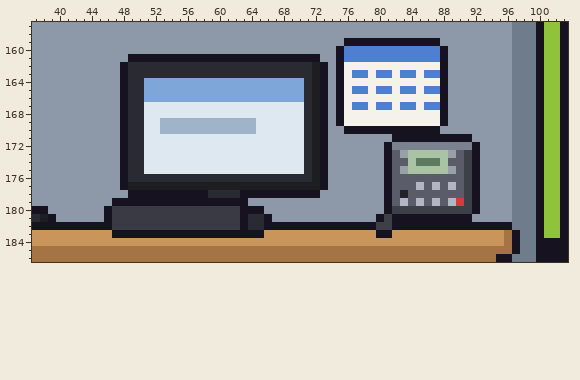
Two states of a pixel-art file, office/cubicle_area.aseprite. Above: the version before the commit.
320x320 pixels, 1 frame. Colours within 5 levels of each other are drawn and written as one. Shown: x 37..103, y 157..186. The commit also changed other parts of the picture, which this record leaves out.
Now the later version:
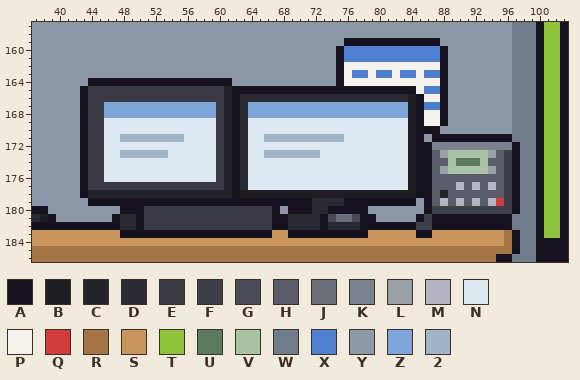
Palette (. is transparent): A #17121f  B #1e1e22  C #22222b  D #2a2a33  E #3a3a44  F #3e4049  G #4a4a56  H #5a5d69  J #6a6f7a  K #7b828f  L #9aa0a8  M #b3b6c2  N #dde8f0  P #f4f2ea  Q #d23c3c  R #a57445  S #c9955a  T #8fc43a  U #5b7a5e  V #a9c3a4  W #6f7c8c  X #4f7fd0  Y #8d99a8  Z #7fa6d8  2 #9fb4c8
Changes in this commit:
Layer "CubicleProps":
y 161: x 49..72 AAAAAAAAAAAAAAAAAAAAAAAA -> YYYYYYYYYYYYYYYYYYYYYYYY
y 162..163: x 48..73 ADDDDDDDDDDDDDDDDDDDDDDDBA -> YYYYYYYYYYYYYYYYYYYYYYYYYY
y 164: x 44..47 YYYY -> AAAA; x 49..73 DDZZZZZZZZZZZZZZZZZZZZDBA -> AAAAAAAAAAAAAYYYYYYYYYYYY
y 165: x 43..72 YYYYYADDZZZZZZZZZZZZZZZZZZZZDB -> AEEEEEEEEEEEEEEEEECAAAAAAAAAAA; x 74 Y -> A; x 76..84 PXXPXXPXX -> AAAAAAAAA
y 166: x 43..70 YYYYYADDZZZZZZZZZZZZZZZZZZZZ -> AEEEEEEEEEEEEEEEEECADDDDDDDD; x 72..85 BAYAPPPPPPPPPP -> DDDDDDDDDDDDBA
y 167: x 43..85 YYYYYADDNNNNNNNNNNNNNNNNNNNNDBAYAPXXPXXPXXP -> AEEZZZZZZZZZZZZZZECADZZZZZZZZZZZZZZZZZZZZBA
y 168: x 43..85 YYYYYADDNNNNNNNNNNNNNNNNNNNNDBAYAPPPPPPPPPP -> AEEZZZZZZZZZZZZZZECADZZZZZZZZZZZZZZZZZZZZBA
y 169: x 43..50 YYYYYADD -> AEENNNNN; x 53..64 222222222222 -> NNNNNNNECADN; x 71..85 DBAYAPPPPPPPPPP -> NNNNNNNNNNNNNBA
y 170: x 43..50 YYYYYADD -> AEENNNNN; x 53..64 222222222222 -> NNNNNNNECADN; x 71..84 DBAYYAAAAAAAAA -> NNNNNNNNNNNNNB
y 171: x 43..55 YYYYYADDNNNNN -> AEENN22222222; x 60..63 NNNN -> ECAD; x 66..84 NNNNNDBAYYYYYYYYAAA -> 2222222222NNNNNNNNB; x 86 A -> Y; x 92..96 YYYYY -> AAAAA
y 172: x 43..50 YYYYYADD -> AEENNNNN; x 60..63 NNNN -> ECAD; x 71..86 DBAYYYYYYYAKKKKK -> NNNNNNNNNNNNNBAA; x 92..97 AYYYYW -> KKKKKA
y 173: x 43..53 YYYYYADDNNN -> AEENN222222; x 60..63 NNNN -> ECAD; x 66..97 NNNNNDBAYYYYYYYAHLVVVVVLHFAYYYYW -> 2222222NNNNNNNNNNNBAAHLVVVVVLHFA
y 174: x 43..50 YYYYYADD -> AEENNNNN; x 60..63 NNNN -> ECAD; x 71..97 DBAYYYYYYYAHHVUUUVHHFAYYYYW -> NNNNNNNNNNNNNBAAHHVUUUVHHFA
y 175: x 43..50 YYYYYADD -> AEENNNNN; x 60..63 NNNN -> ECAD; x 71..97 DBAYYYYYYYAHLVVVVVLHFAYYYYW -> NNNNNNNNNNNNNBAAHLVVVVVLHFA
y 176: x 43..62 YYYYYADDDDDDDDDDDDDD -> AEENNNNNNNNNNNNNNECA; x 64..86 DDDDDDDDBAYYYYYYYAHHHHH -> NNNNNNNNNNNNNNNNNNNNBAA; x 91..97 FAYYYYW -> HHHHHFA
y 177: x 43..87 YYYYYABBBBBBBBBBBBBBBBBBBBBBBBAYYYYYYYAHHHMHM -> AEEEEEEEEEEEEEEEEECADNNNNNNNNNNNNNNNNNNNNBAAH; x 89..97 MHFAYYYYW -> HMHMHMHFA
y 178: x 43..86 YYYYYYAAAAAAAAAADDDDAAAAAAAAAAYYYYYYYYAHCHHH -> ACCCCCCCCCCCCCCCCCCABBBBBBBBBBBBBBBBBBBBBBAA; x 88 H -> C; x 91..97 FAYYYYW -> HHHHHFA
y 179: x 44..46 YYY -> AAA; x 64..80 YYYYYYYYYYYYYYYYY -> AAAAAAAADDDDAAAAA; x 82..97 HMHMHMHMQFAYYYYW -> AAAYAHMHMHMHMQFA
y 180: x 46..50 AEEEE -> YYAAA; x 63..67 AAAYY -> EEEEA; x 69..78 YYYYYYYYYY -> AAADDAAAAA; x 81..86 AFFFFF -> YYYYYA; x 92..97 AYYYYW -> FFFFFA
y 181: x 46..50 AEEEE -> YADDA; x 63..84 ADDAYYYYYYYYYYYYYAFAAA -> EEEEAADDDDAGJJGAAYYYYY; x 86 A -> F; x 92..96 YYYYY -> AAAAA
y 182: x 47..50 EEEE -> ADDA; x 63..66 ADDA -> EEEE; x 69..72 AAAA -> DDDD; x 74..77 AAAA -> DDDD; x 80..81 FF -> AA; x 85..86 AA -> FF
y 183: x 47 A -> S; x 66 S -> A; x 69..78 SSSSSSSSSS -> AAAAAAAAAA; x 80..81 AA -> SS; x 85..86 SS -> AA
